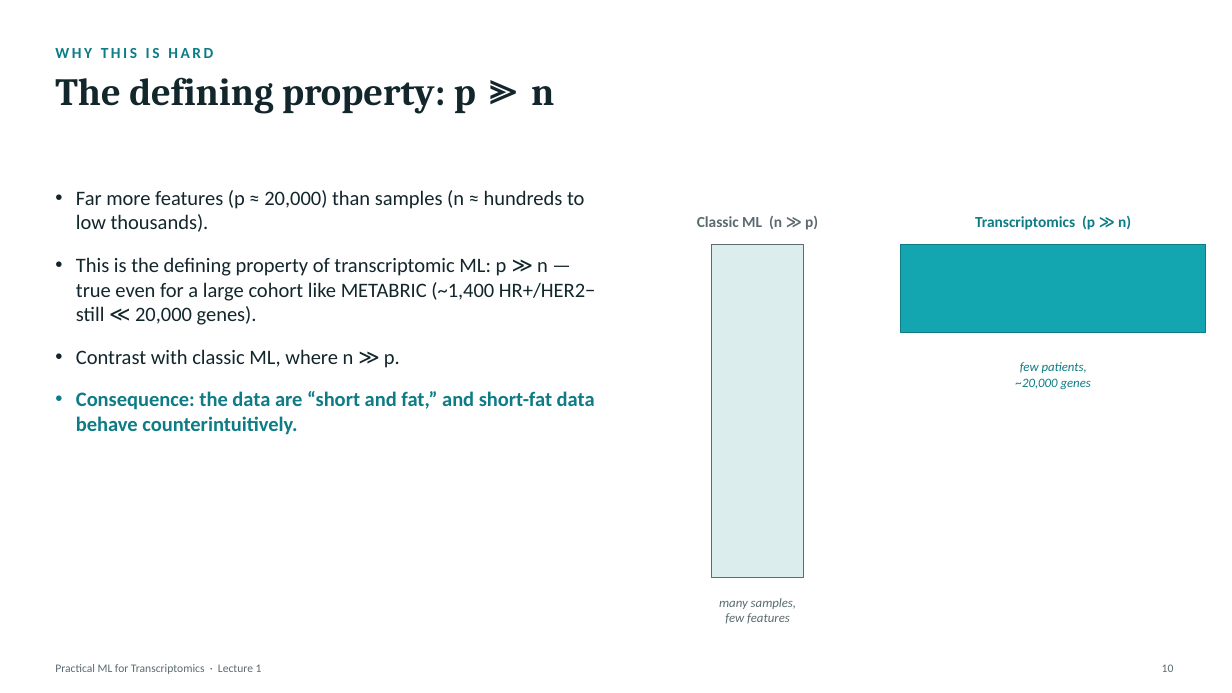
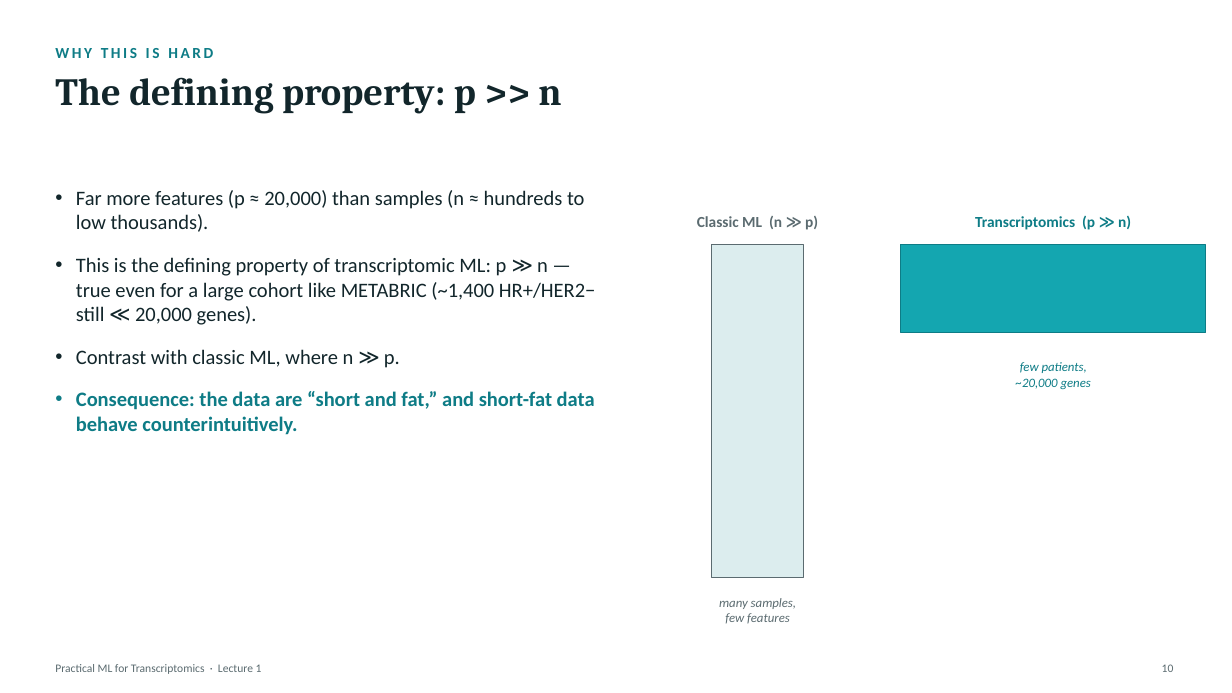
Before and after one commit to zhanyinx/ml26, a slide deck: slide 10 of lessons/lesson01_biological_question/theory/slides/Lecture1 - From Biological Question to ML Problem.pptx. Drawn at 1232x693 pixels with LibreOffice and Linux fonts; fonts in the diff are those of the drawing. Boxes give left, top, right and bottom in pixels: in the first picture for what was removed or moved away, otherwise in the second. Text is boxed around its words. In the diff, an @@ line names an element or a change of style, - is before the commit and + after.

```diff
--- a/lessons/lesson01_biological_question/theory/slides/Lecture1 - From Biological Question to ML Problem.pptx
+++ b/lessons/lesson01_biological_question/theory/slides/Lecture1 - From Biological Question to ML Problem.pptx
@@ text at (x1=55, y1=77, x2=561, y2=114): text changed @@
-The defining property: p ≫ n
+The defining property: p >> n
```
Also in this commit, not shown: 6 other slides changed, 4 other files.
